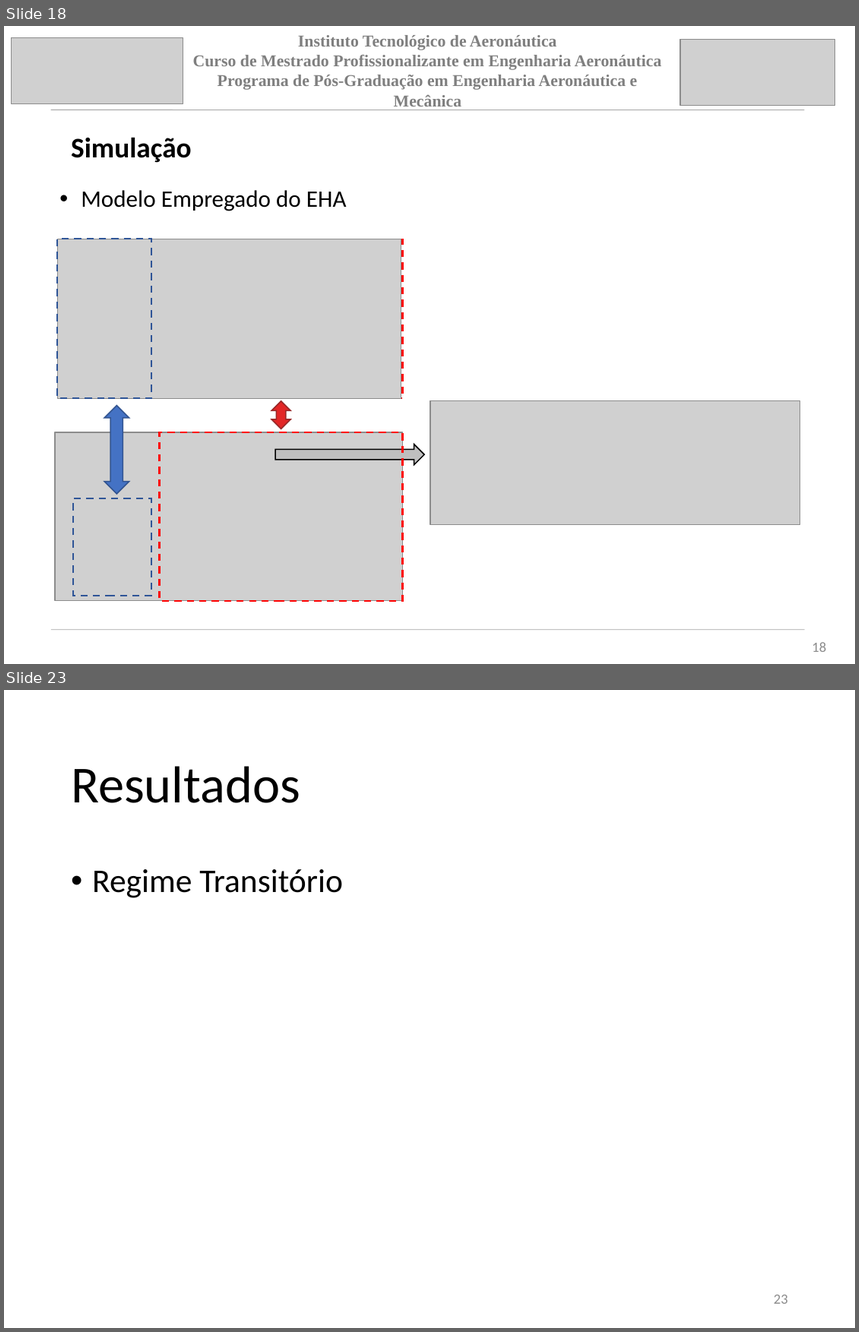
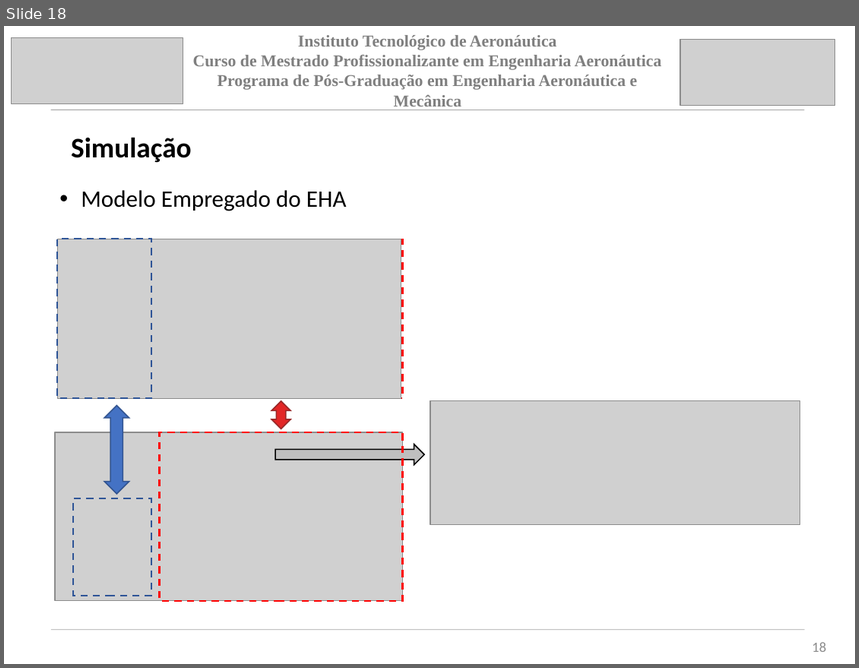
Before and after one commit to jpsoliv/MestradoJPSO, a slide deck: Apresentação/Apresentação_baixo_nivel.pptx. Shown one above the other, each under a label of ours: slides 18 and 23 before the commit, slide 18 after it; the slides between them are not shown. The pictures are 859x1332 and 859x668 pixels, drawn with LibreOffice and Linux fonts; fonts in the diff are those of the drawing; grey boxes stand for pictures. Boxes give left, top, right and bottom in pixels: in the first picture for what was removed or moved away, otherwise in the second. Text is boxed around its words. In the diff, an @@ line names an element or a change of style, - is before the commit and + after.

```diff
--- a/Apresentação/Apresentação_baixo_nivel.pptx
+++ b/Apresentação/Apresentação_baixo_nivel.pptx
@@ slide 23 removed at box(4, 690, 855, 1328), background #FFFFFF @@
@@ title removed at box(71, 766, 300, 803) @@
-Resultados
@@ text removed at box(92, 869, 343, 898) @@
-• Regime Transitório
@@ page number removed at box(774, 1295, 788, 1304) @@
-23
```
Also in this commit, not shown: 2 slides changed, 7 slides added, 6 other slides removed, 10 other files.
